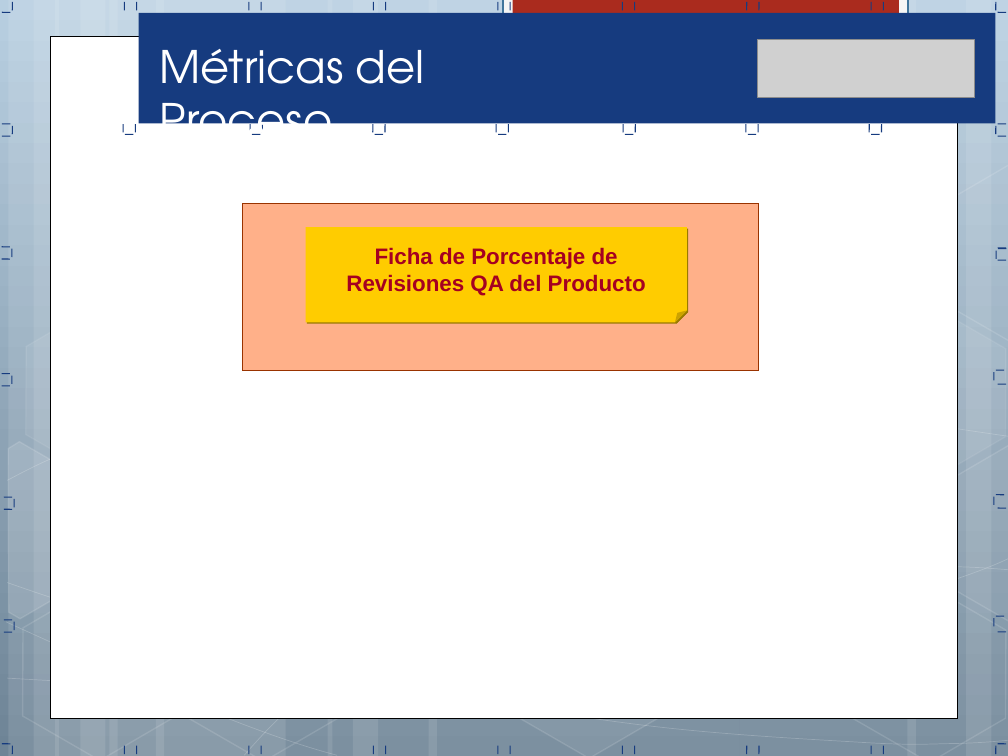
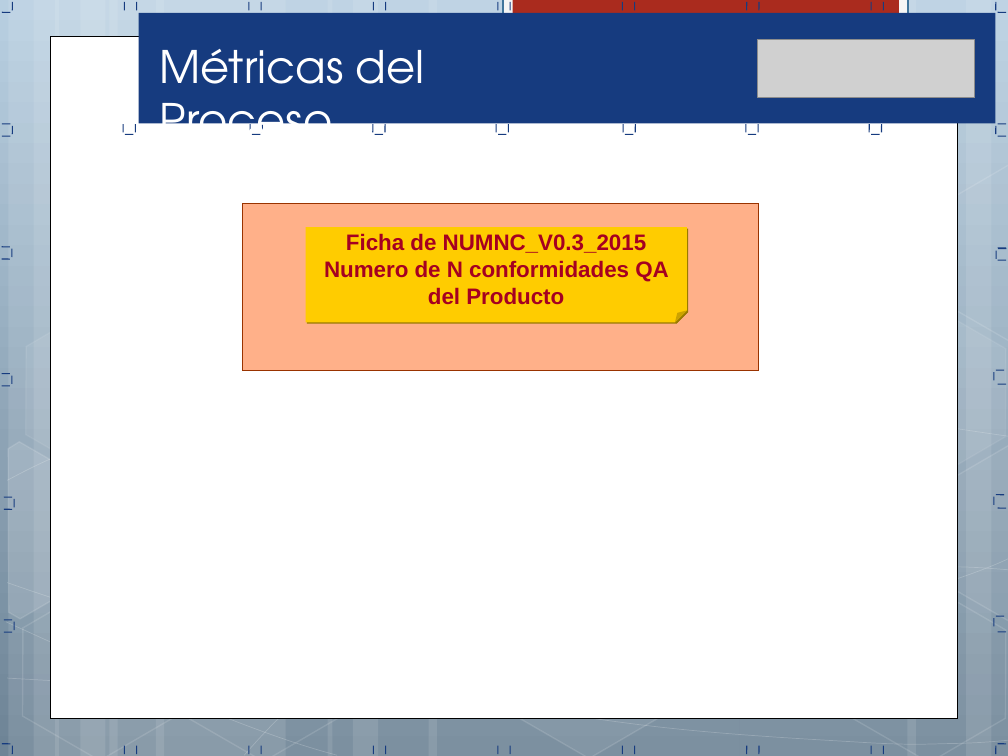
Before and after one commit to CreativeCheeseGame/BoundPhysic, a slide deck: slide 29 of Area de proceso PPQA/PAC_0.3_2015_Proceso Aseguramiento Calidad.ppt. Drawn at 1008x756 pixels with LibreOffice and Linux fonts; fonts in the diff are those of the drawing; grey boxes stand for pictures. Boxes give left, top, right and bottom in pixels: in the first picture for what was removed or moved away, otherwise in the second. Text is boxed around its words. In the diff, an @@ line names an element or a change of style, - is before the commit and + after.

```diff
--- a/Area de proceso PPQA/PAC_0.3_2015_Proceso Aseguramiento Calidad.ppt
+++ b/Area de proceso PPQA/PAC_0.3_2015_Proceso Aseguramiento Calidad.ppt
@@ text in folded corner at (324, 233, 669, 305): text changed @@
-Ficha de Porcentaje de Revisiones QA del Producto
+Ficha de NUMNC_V0.3_2015 Numero de N conformidades QA del Producto
```
Also in this commit, not shown: 34 other slides changed, 3 other files.
